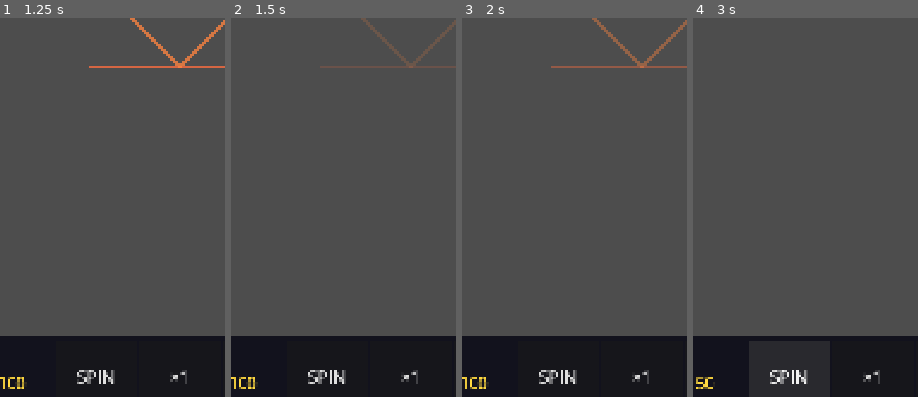
Above: before the commit, frames 1-4 (left to right).
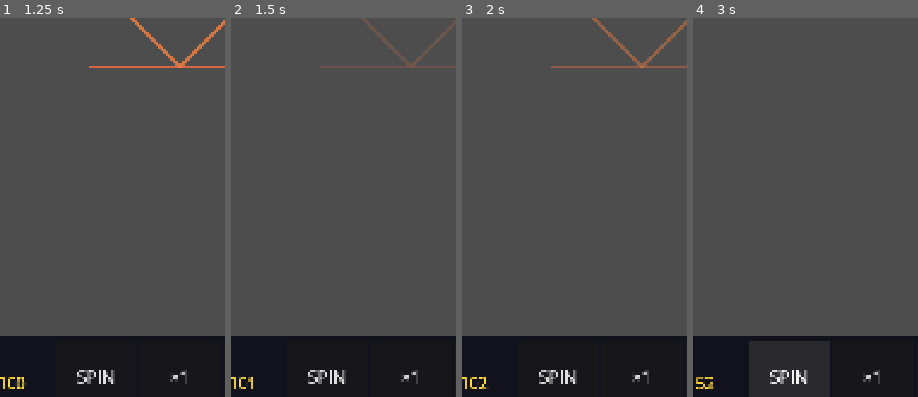
Above: after the commit, the same moments.

Repository: ralph0830/DOTS
Game: Godot game, scene res://scenes/slot/SlotMachine.tscn
Same seed, same stepped clock (60 frames per second), same inputs: the game is played once before the commit and once after it.
Inputs:
- Up to frame 1 (1.25 s): click "SPD ×1" at 0.5 s
- Up to frame 2 (1.5 s): click "SPD ×2" at 1.25 s
- Up to frame 3 (2 s): no input
- Up to frame 4 (3 s): click "SPD ×3" at 2 s; click "SPIN" at 2.75 s
The pictures show only the part of the screen within x 10-60%, y 47-97%; the shares and areas given below are measured in that part.

Frame 1 is identical in both runs. In frame 2, less than 0.1% of the frame differs, in the area x 7-12%, y 94-98%; in frame 3, less than 0.1%; in frame 4, less than 0.1%.
Error in both runs: Invalid assignment of property or key 'z_index_as_relative' with value of type 'bool' on a base object of type 'Label'. (res://scripts/battle/BattleFieldView.g…

Commit message:
feat: 게임 플레이 중 idle gold 자동 획득 — SPD(time_scale) 연동 + 확장 포인트
- GameManager _process: delta(time_scale 반영) 누적 → idle_gold_interval(기본 2초)마다
  WalletManager.add_credit(amount). SPD ×3 시 real 2/3초마다 1씩 3배 빠르게.
- is_defense_active(게임 플레이 중)에서만 동작, game_over 시 정지.
- set_idle_gold(interval, amount) — 레벨업 카드 등으로 간격/량 변경(예: 1초마다 1).

Co-Authored-By: Claude <noreply@anthropic.com>

Diff:
--- a/autoload/GameManager.gd
+++ b/autoload/GameManager.gd
@@ -17,6 +17,13 @@
 var enemies_killed_total: int = 0   # 총 적 처치 수
 var is_defense_active: bool = false # 디펜스 진행 중 여부
 
+# --- Idle gold (게임 플레이 중 자동 획득) ---
+## game time 기준 간격(초). delta 는 Engine.time_scale(SPD) 반영 → x3 시 3배 빠르게 누적.
+## 레벨업 카드 등으로 set_idle_gold() 호출해 간격/량 변경(확장 포인트).
+var idle_gold_interval: float = 2.0   # 기본 2초마다 1
+var idle_gold_amount: int = 1
+var _idle_gold_timer: float = 0.0
+
 
 func _ready() -> void:
 	process_mode = Node.PROCESS_MODE_ALWAYS
@@ -32,6 +39,7 @@
 	current_wave = 0
 	enemies_killed_total = 0
 	is_defense_active = true
+	_idle_gold_timer = 0.0
 	score_changed.emit(score)
 	game_started.emit()
 	print("[GameManager] 디펜스 런 시작.")
@@ -80,3 +88,20 @@
 ## 안전한 종료. 저장 등 정리가 필요하면 이곳에 추가한다.
 func quit_game() -> void:
 	get_tree().quit()
+
+
+## idle gold(자동 획득) — 게임 플레이 중 time_scale(SPD) 연동 누적.
+func _process(delta: float) -> void:
+	if not is_defense_active:
+		return
+	# delta 는 Engine.time_scale 반영 → SPD ×3 시 3배 빠르게 누적(real 2/3초마다 1).
+	_idle_gold_timer += delta
+	while _idle_gold_timer >= idle_gold_interval and idle_gold_interval > 0.0:
+		_idle_gold_timer -= idle_gold_interval
+		WalletManager.add_credit(idle_gold_amount)
+
+
+## idle gold 설정 변경(레벨업 카드 등). interval=간격(초, game time), amount=획득량.
+func set_idle_gold(interval: float, amount: int) -> void:
+	idle_gold_interval = maxf(0.1, interval)
+	idle_gold_amount = maxi(0, amount)
